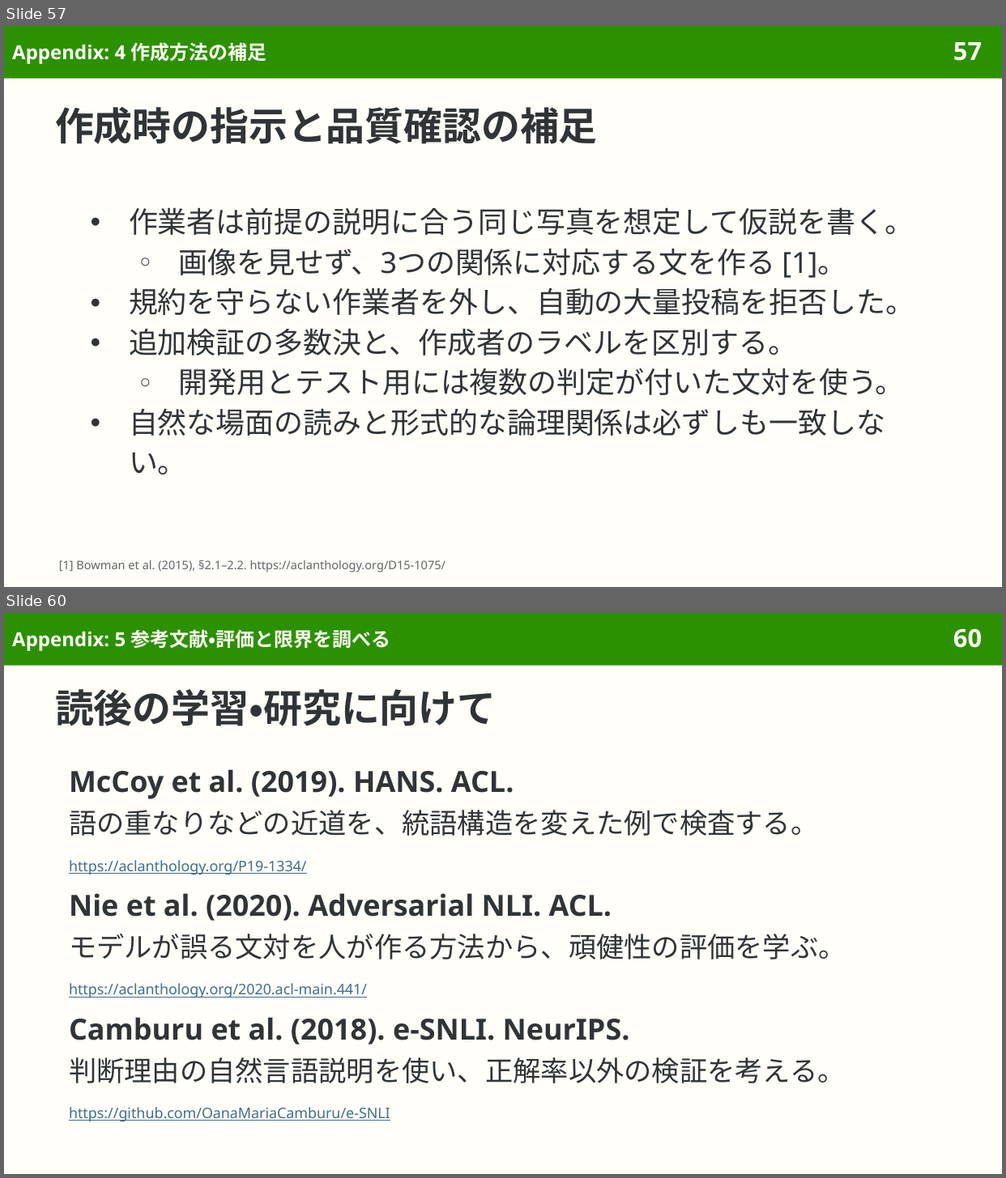
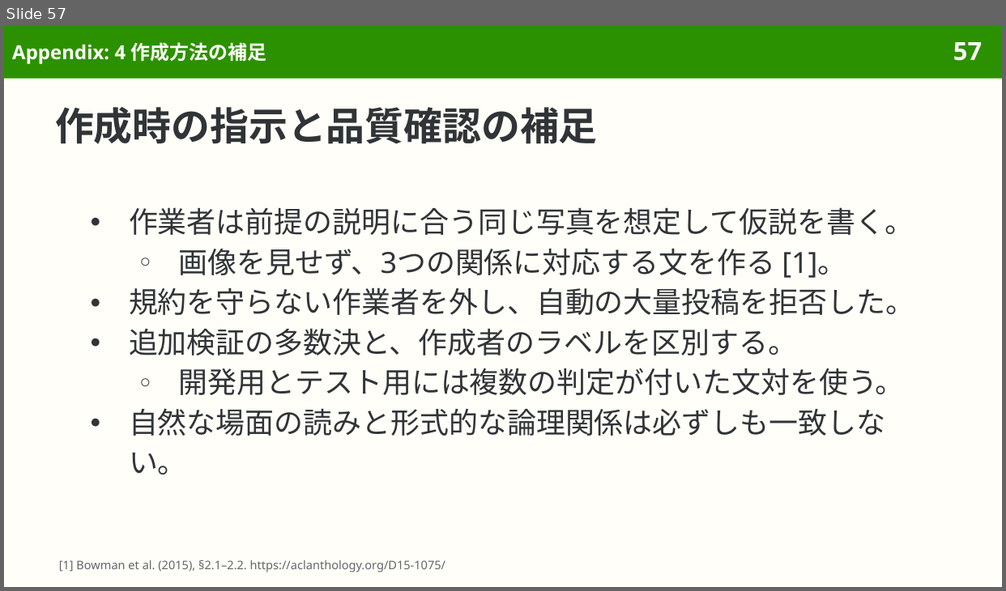
Before and after one commit to sasakiy84/datasets-in-10-minutes, a slide deck: slides/datasets-in-10-minutes-snli.pptx. Shown one above the other, each under a label of ours: slides 57 and 60 before the commit, slide 57 after it; the slides between them are not shown. The pictures are 1006x1178 and 1006x591 pixels, drawn with LibreOffice and Linux fonts; fonts in the diff are those of the drawing. Boxes give left, top, right and bottom in pixels: in the first picture for what was removed or moved away, otherwise in the second. Text is boxed around its words. In the diff, an @@ line names an element or a change of style, - is before the commit and + after.

```diff
--- a/slides/datasets-in-10-minutes-snli.pptx
+++ b/slides/datasets-in-10-minutes-snli.pptx
@@ slide 60 removed at (4,613,1002,1174), background #FFFEF8; not listed: 2 template elements that a slide beside it also shows @@
@@ title removed at (12,629,391,651) @@
-Appendix: 5 参考文献・評価と限界を調べる
@@ title removed at (55,689,496,726) @@
-読後の学習・研究に向けて
@@ text removed at (69,769,514,799) @@
-McCoy et al. (2019). HANS. ACL.
@@ text removed at (69,810,818,836) @@
-語の重なりなどの近道を、統語構造を変えた例で検査する。
@@ text removed at (69,860,307,875) @@
-https://aclanthology.org/P19-1334/
@@ text removed at (69,893,612,921) @@
-Nie et al. (2020). Adversarial NLI. ACL.
@@ text removed at (69,934,846,960) @@
-モデルが誤る文対を人が作る方法から、頑健性の評価を学ぶ。
@@ text removed at (69,983,367,999) @@
-https://aclanthology.org/2020.acl-main.441/
@@ text removed at (69,1017,630,1045) @@
-Camburu et al. (2018). e-SNLI. NeurIPS.
@@ text removed at (69,1058,846,1084) @@
-判断理由の自然言語説明を使い、正解率以外の検証を考える。
@@ text removed at (69,1107,390,1122) @@
-https://github.com/OanaMariaCamburu/e-SNLI
```
Also in this commit, not shown: 7 slides added, 2 other slides removed, 10 other files.
